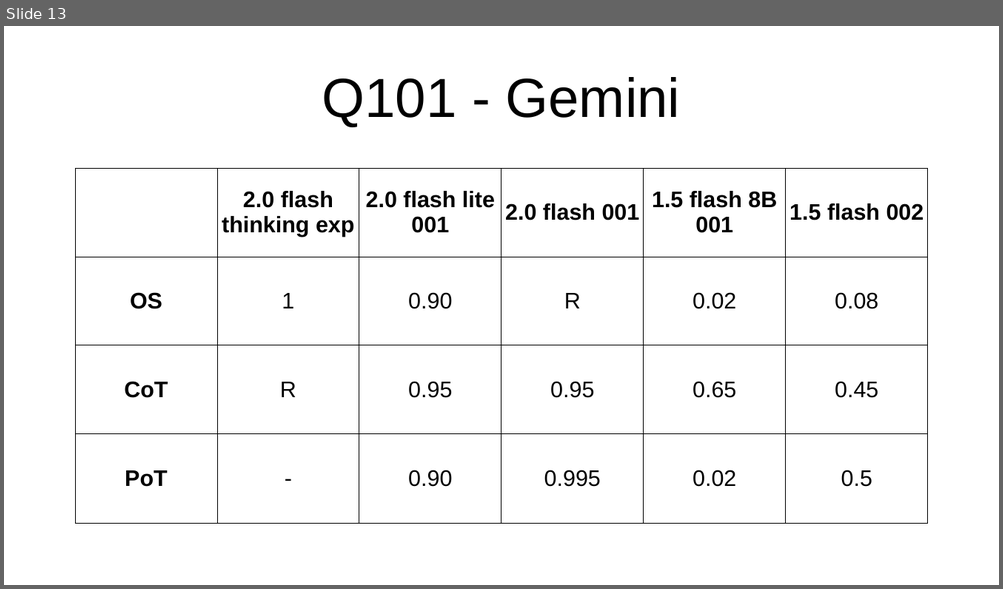
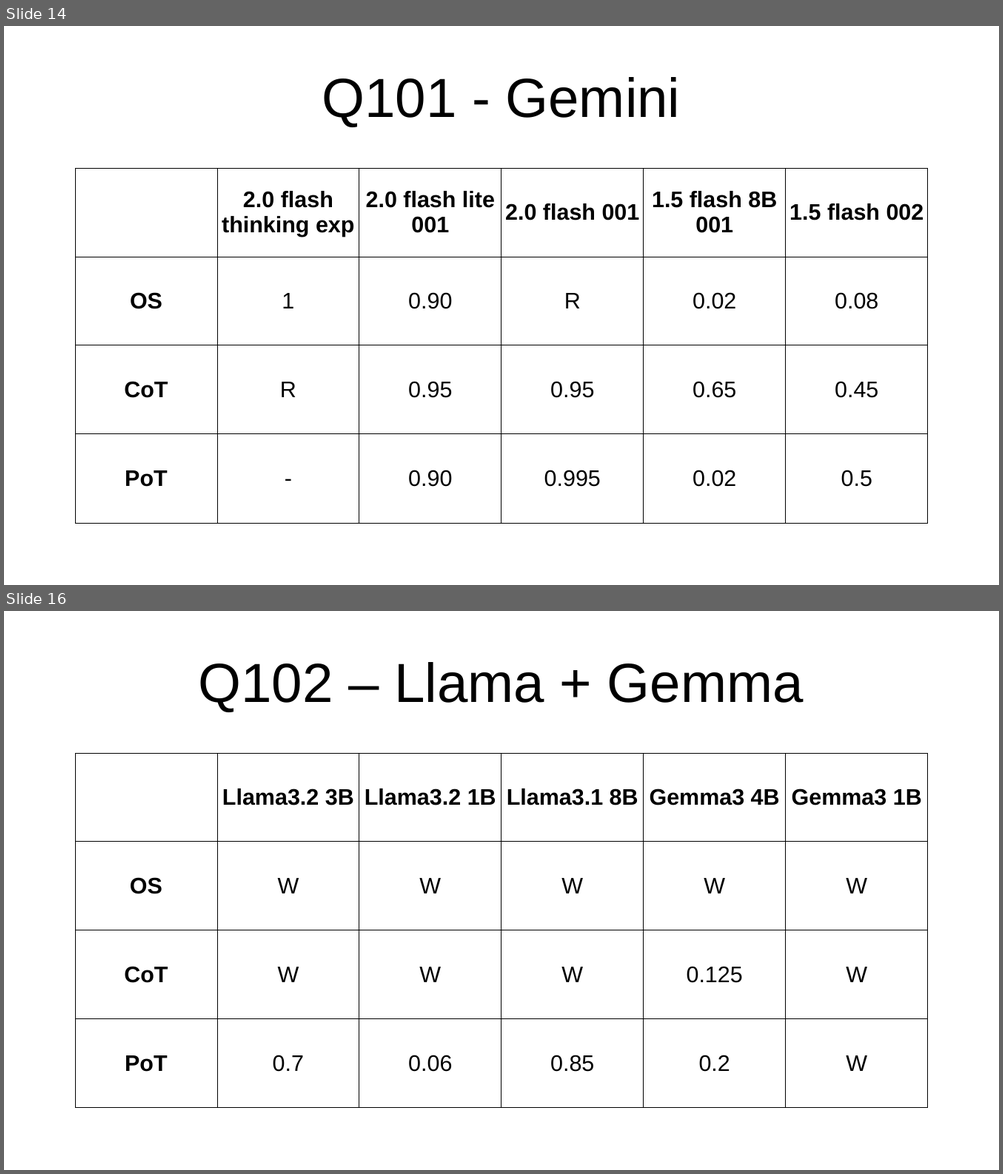
Before and after one commit to PieBerto/Stress-testing-chatbots, a slide deck: Slideshow/Results_presentation.odp. Shown one above the other, each under a label of ours: slide 13 before the commit, slides 14 and 16 after it; the slides between them are not shown. The pictures are 1003x589 and 1003x1174 pixels, drawn with LibreOffice and Linux fonts; fonts in the diff are those of the drawing. Boxes give left, top, right and bottom in pixels: in the first picture for what was removed or moved away, otherwise in the second. Text is boxed around its words. In the diff, an @@ line names an element or a change of style, - is before the commit and + after.

```diff
--- a/Slideshow/Results_presentation.odp
+++ b/Slideshow/Results_presentation.odp
@@ slide 16 added at bbox=[4, 611, 999, 1170], background #FFFFFF @@
@@ title added at bbox=[199, 662, 803, 712], 44 pt, text #000000 @@
+Q102 – Llama + Gemma
@@ table added at bbox=[75, 752, 926, 1108], 4 rows, 6 columns @@
+ | Llama3.2 3B | Llama3.2 1B | Llama3.1 8B | Gemma3 4B | Gemma3 1B
+OS | W | W | W | W | W
+CoT | W | W | W | 0.125 | W
+PoT | 0.7 | 0.06 | 0.85 | 0.2 | W
@@ what was slide 13 is now slide 14 @@
```
Also in this commit, not shown: 47 other slides added.
